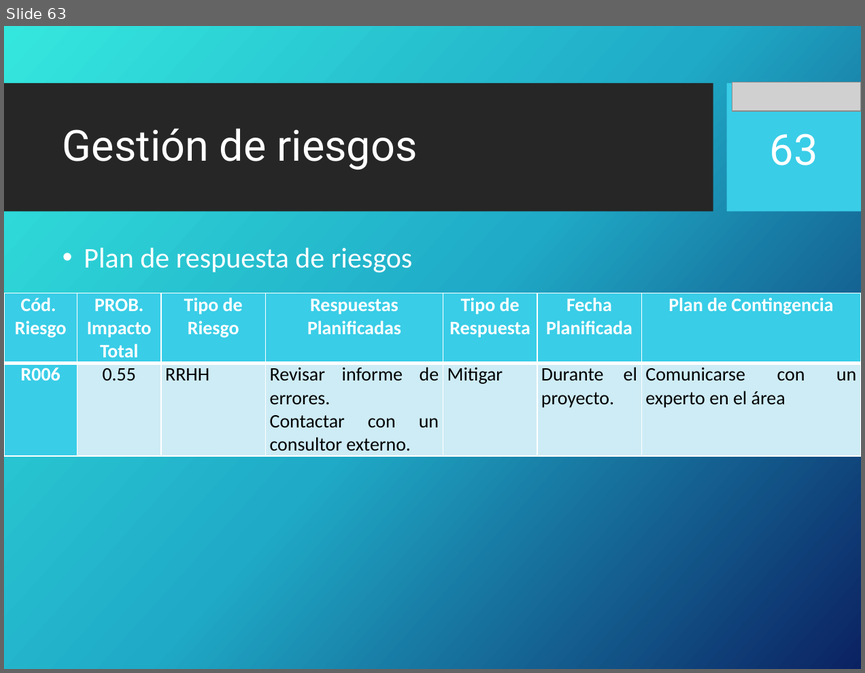
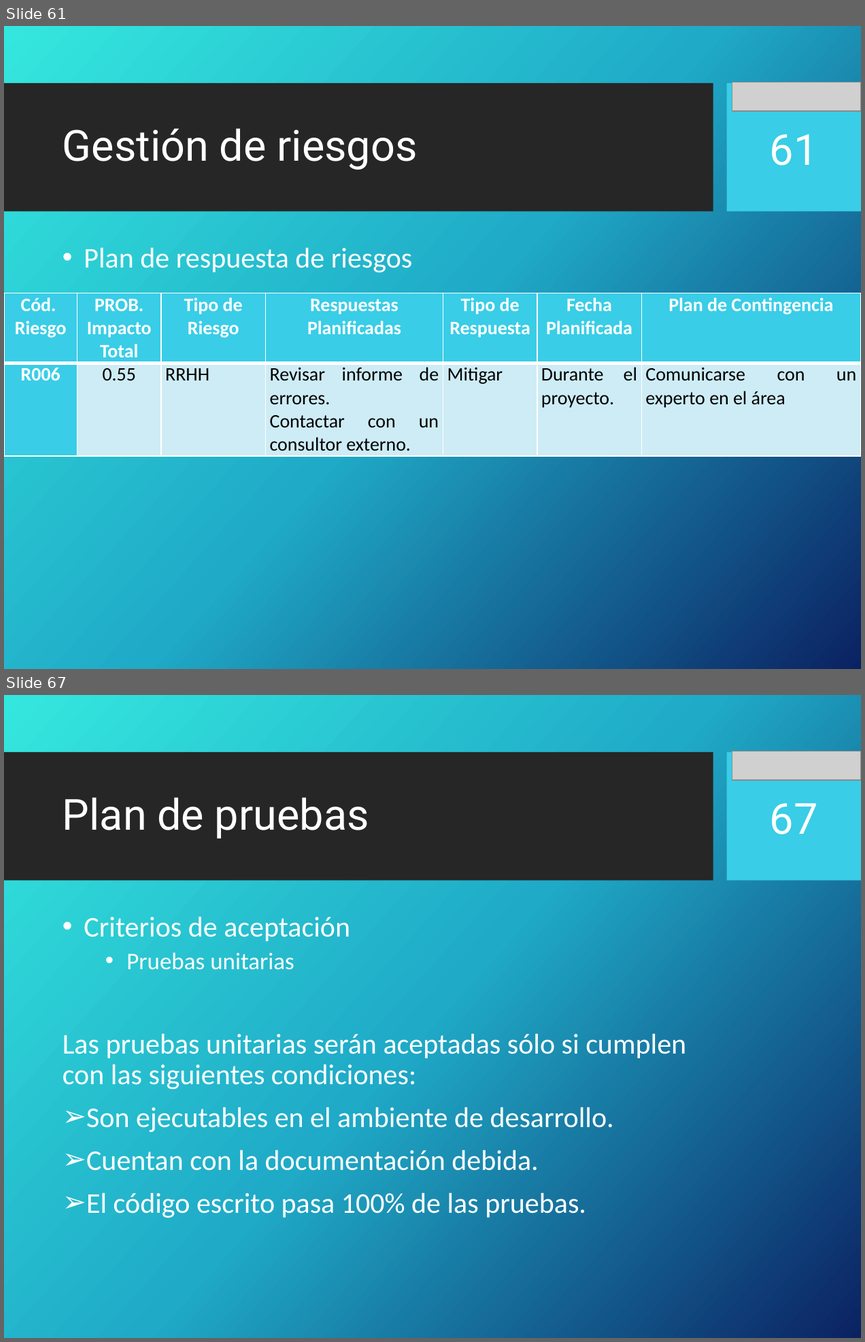
Before and after one commit to portafolio2016/hipocrates, a slide deck: docs/plan-de-proyecto/ppt-iteracion1.pptx. Shown one above the other, each under a label of ours: slide 63 before the commit, slides 61 and 67 after it; the slides between them are not shown. The pictures are 865x673 and 865x1342 pixels, drawn with LibreOffice and Linux fonts; fonts in the diff are those of the drawing; grey boxes stand for pictures; background and template pictures are left out. Boxes give left, top, right and bottom in pixels: in the first picture for what was removed or moved away, otherwise in the second. Text is boxed around its words. In the diff, an @@ line names an element or a change of style, - is before the commit and + after.

```diff
--- a/docs/plan-de-proyecto/ppt-iteracion1.pptx
+++ b/docs/plan-de-proyecto/ppt-iteracion1.pptx
@@ slide 67 added at bbox=[4, 695, 861, 1338], background picture (left out); not listed: 2 template elements that a slide beside it also shows @@
@@ picture added at bbox=[732, 751, 861, 781] @@
@@ title added at bbox=[62, 797, 369, 838], 36 pt, text #FFFFFF @@
+Plan de pruebas
@@ page number added at bbox=[770, 803, 818, 834], 36 pt, text #FFFFFF @@
+67
@@ text added at bbox=[62, 917, 686, 1218], 24 pt, text #FFFFFF @@
+• Criterios de aceptación
+  • Pruebas unitarias
+Las pruebas unitarias serán aceptadas sólo si cumplen con las siguientes condiciones:
+➢ Son ejecutables en el ambiente de desarrollo.
+➢ Cuentan con la documentación debida.
+➢ El código escrito pasa 100% de las pruebas.
@@ what was slide 63 is now slide 61 @@
@@ page number at bbox=[770, 134, 818, 165]: text changed @@
-63
+61
```
Also in this commit, not shown: 1 slide changed, 23 other slides added, 3 slides removed.
